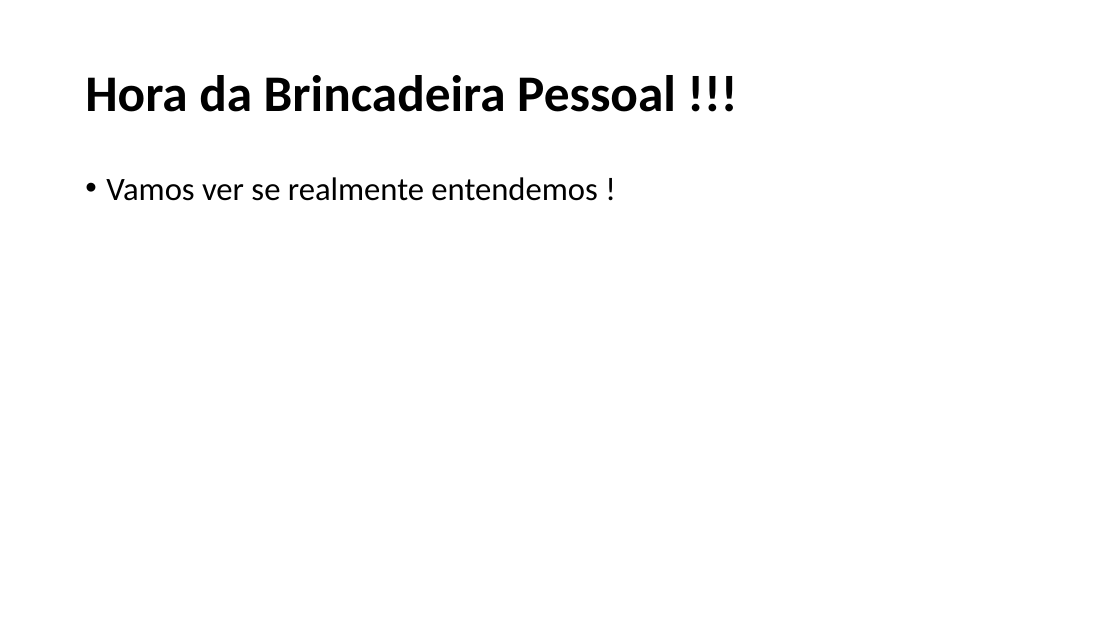
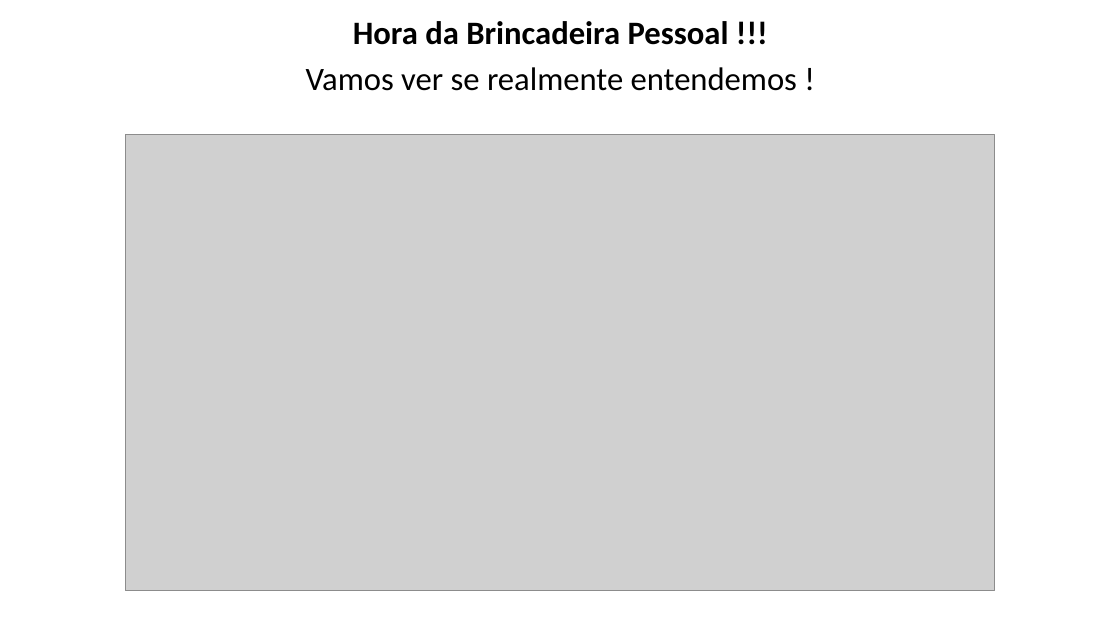
Before and after one commit to vinicius-vasconcelos/tecnicoEmInformatica, a slide deck: slide 31 of UC_3/aula_1/ApresentacaoFULL.pptx (slide 27 before the commit). Drawn at 1120x630 pixels with LibreOffice and Linux fonts; fonts in the diff are those of the drawing; grey boxes stand for pictures. Boxes give left, top, right and bottom in pixels: in the first picture for what was removed or moved away, otherwise in the second. Text is boxed around its words. In the diff, an @@ line names an element or a change of style, - is before the commit and + after.

```diff
--- a/UC_3/aula_1/ApresentacaoFULL.pptx
+++ b/UC_3/aula_1/ApresentacaoFULL.pptx
@@ text "Hora da Brincadeira Pessoal !!!": place and size @@
-text "Hora da Brincadeira Pessoal !!!" at bbox=[106, 177, 597, 201]
+text "Hora da Brincadeira Pessoal !!!" at bbox=[306, 21, 797, 91]
@@ text at bbox=[353, 21, 729, 45]: paragraph added @@
+Hora da Brincadeira Pessoal !!!
@@ title removed at bbox=[85, 75, 676, 112] @@
-Hora da Brincadeira Pessoal !!!
@@ text at bbox=[306, 67, 797, 91]: alignment left to centre; bullet • to none @@
@@ picture added at bbox=[125, 134, 995, 592] @@
```
Also in this commit, not shown: 9 other files.
